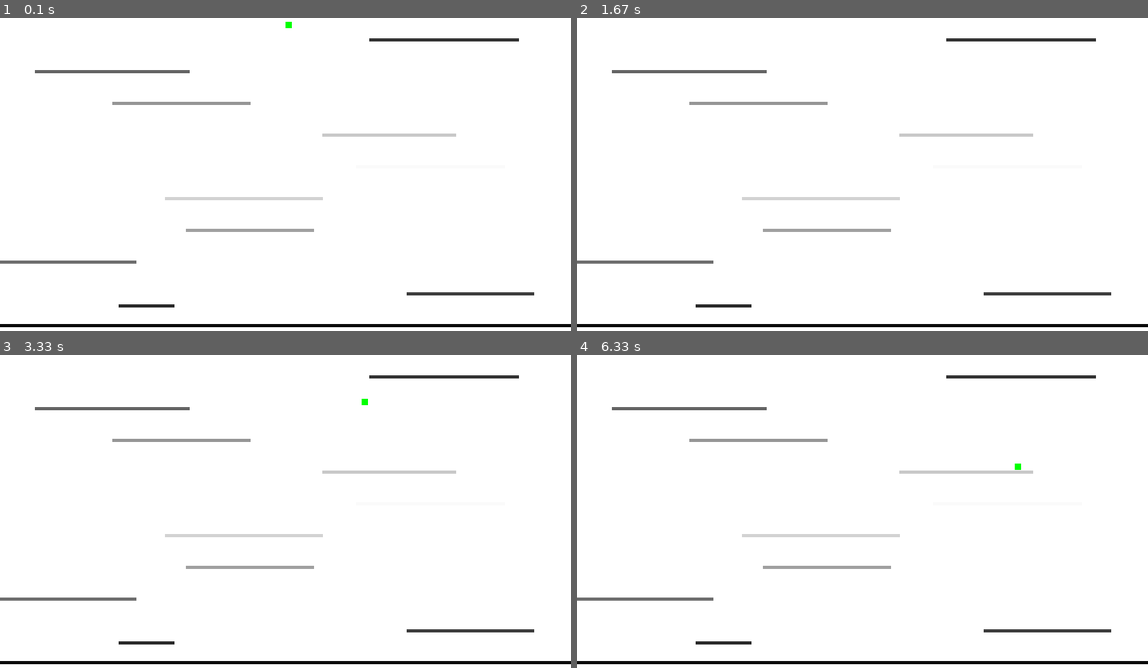
Above: before the commit, frames 1-4 (two rows, left to right).
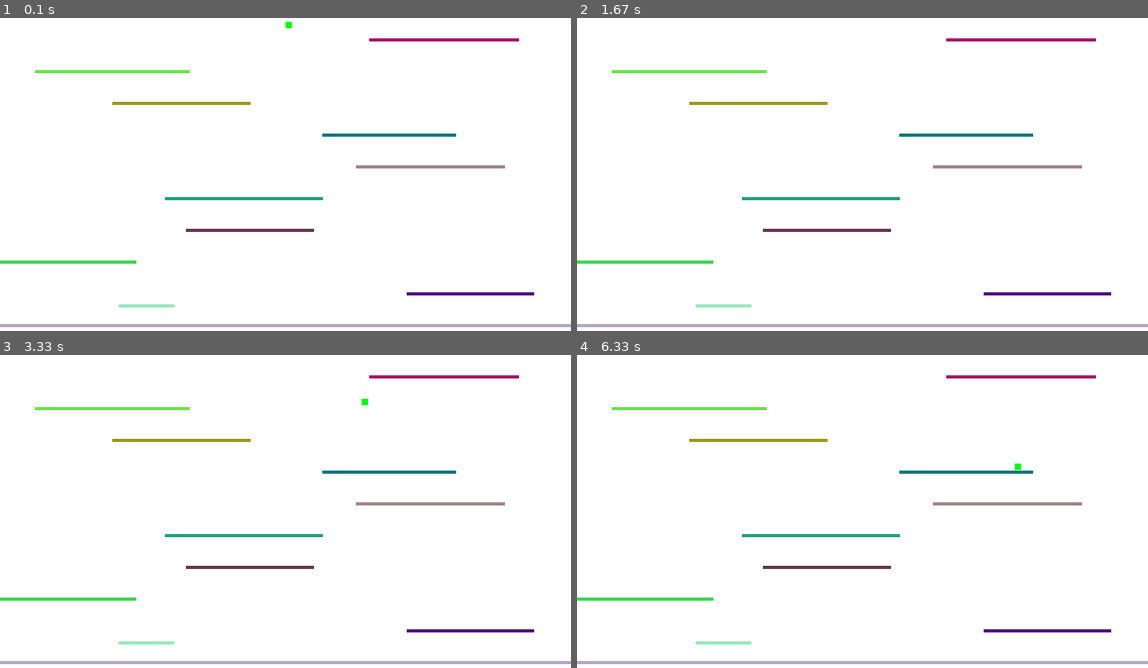
Above: after the commit, the same moments.

Repository: IngoLitli/pygame2018
Game: pygame game, started from samuel/leikhugmynd.py
Two runs of this game, one before a commit and one after it. Both use one fixed random seed, a clock stepped at 60 frames per second and the inputs below.
Inputs:
- Up to frame 1 (0.1 s): no input
- Up to frame 2 (1.67 s): hold Right 0.33-0.8 s; hold Right 0.83-1.3 s; tap Space at 0.9, 1.2, 1.4 s; hold Left from 1.33 s (still down)
- Up to frame 3 (3.33 s): tap Space at 1.7, 1.97, 2.27, 2.4, 2.7, 3.07 s; release Left at 1.87 s; hold Left 1.9-2.3 s; hold Right 2.33-2.97 s; hold Left from 3 s (still down)
- Up to frame 4 (6.33 s): tap Space at 3.37, 3.57, 3.87, 4.07, 4.37, 4.57, 4.87, 5.13, 5.43, 5.57, 5.87, 6.23 s; release Left at 3.47 s; hold Right 3.5-3.97 s; hold Right 4-4.47 s; hold Left 4.5-5.03 s; hold Left 5.07-5.47 s; hold Right 5.5-6.13 s; hold Left from 6.17 s (still down)

The runs differ from the first frame. In frame 1, 3.4% of the frame differs, in the area x 0-100%, y 6-99%; in frame 2, 3.4%; in frame 3, 3.4%; in frame 4, 3.4%.

Commit message:
New Upload
5. may

Diff:
--- a/samuel/leikhugmynd.py
+++ b/samuel/leikhugmynd.py
@@ -65,7 +65,7 @@
         self.end = (width, height)
         self.rect = pygame.Rect(startPos[0], startPos[1], width, height)
         self.width = 5
-        self.color = (255-int(math.fabs(self.rect.top-255)),255-int(math.fabs(self.rect.top-255)),255-int(math.fabs(self.rect.top-255)))
+        self.color = (max(0, min((randint(-20,200), 255))),max(0, min(((randint(0,250)), 255))),max(0, min(((randint(-20,200)), 255))))
 
     def draw(self):
         pygame.draw.rect(screen, self.color, (self.start, self.end))
